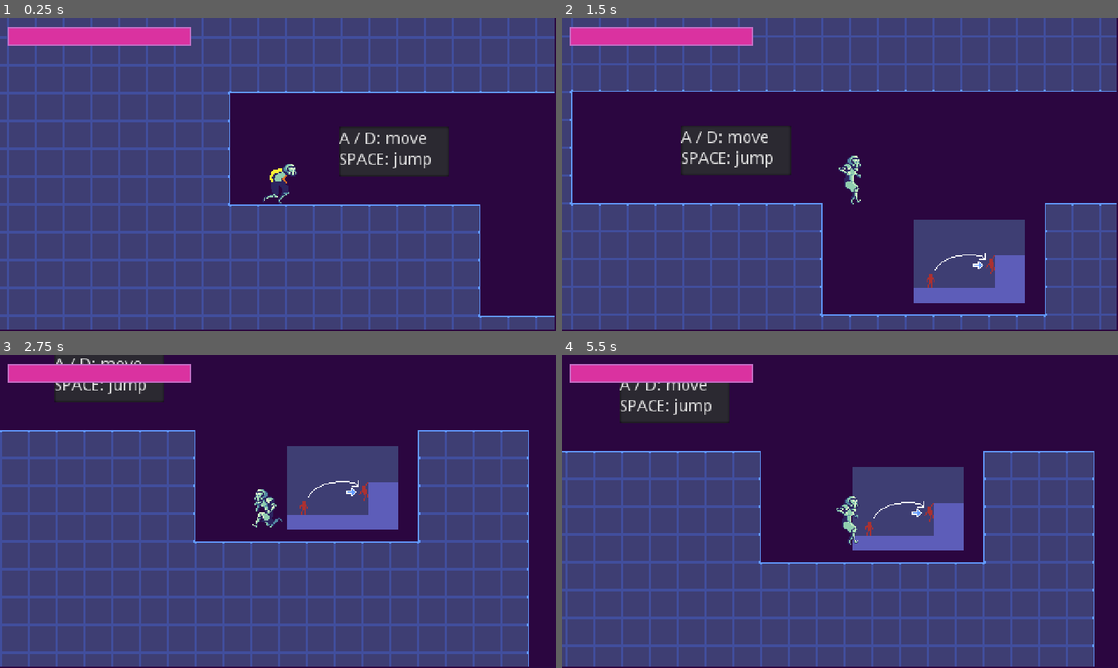
Above: before the commit, frames 1-4 (two rows, left to right).
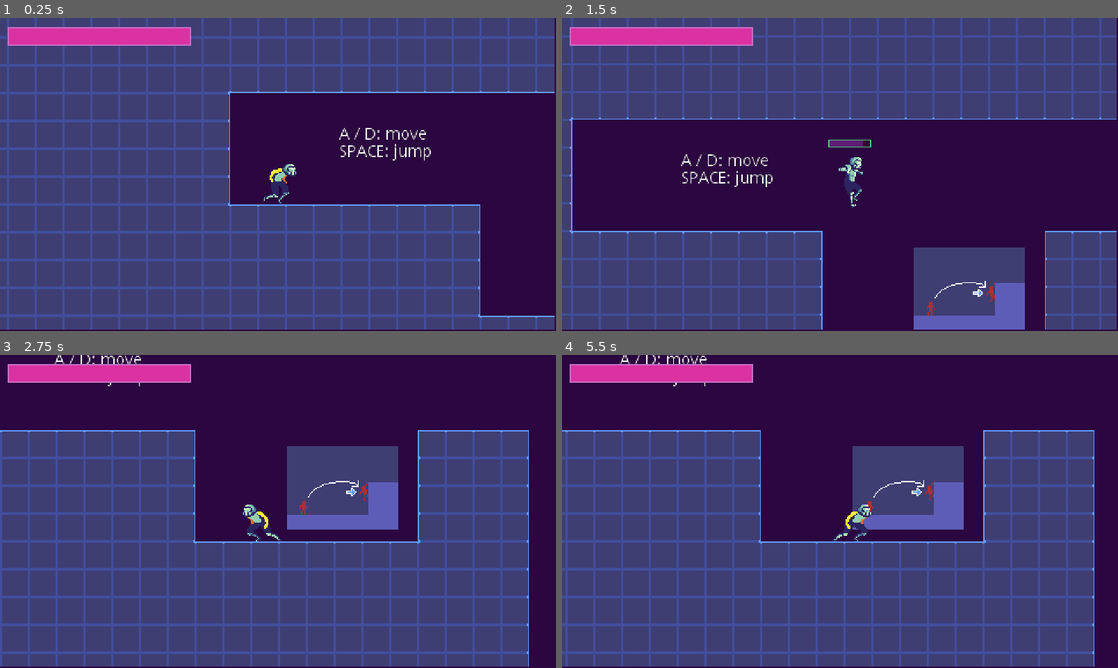
Above: after the commit, the same moments.

Repository: TKnowland/MetroidvaniaProject
Game: Godot game, scene res://scenes/world/Game.tscn
Two runs of this game, one before a commit and one after it. Both use one fixed random seed, a clock stepped at 60 frames per second and the inputs below.
Inputs:
- Up to frame 1 (0.25 s): no input
- Up to frame 2 (1.5 s): hold Right (ui_right) from 0.53 s (still down); tap Space (jump) at 0.6, 0.77, 1.07 s; tap Shift (jetpack) at 1.35 s
- Up to frame 3 (2.75 s): tap Space (jump) at 1.52, 1.55, 1.82, 2.1 s; release Right (ui_right) at 2.03 s; hold Left (ui_left) from 2.03 s (still down)
- Up to frame 4 (5.5 s): release Left (ui_left) at 2.78 s; hold Right (ui_right) 2.78-4.28 s; tap Shift (jetpack) at 2.85, 4.35 s; tap Space (jump) at 3.02, 3.05, 3.32, 3.6, 3.77, 4.07, 4.52, 4.55, 4.82, 5.1 s; hold Left (ui_left) 4.28-5.03 s; hold Right (ui_right) from 5.03 s (still down)

The runs differ from the first frame. In frame 1, 3.1% of the frame differs, in the area x 61-81%, y 34-51%; in frame 2, 24%, in the area x 1-100%, y 22-100%; in frame 3, 2.4%; in frame 4, 22%.

Commit message:
improved ledge grab

Diff:
--- a/scenes/entity/player.tscn
+++ b/scenes/entity/player.tscn
@@ -336,19 +336,22 @@
 expand_margin_bottom = 1.0
 anti_aliasing = false
 
-[sub_resource type="StyleBoxFlat" id=33]
+[sub_resource type="StyleBoxFlat" id=48]
 bg_color = Color( 0.360784, 0.121569, 0.458824, 1 )
 corner_detail = 10
 anti_aliasing = false
 
 [sub_resource type="Theme" id=34]
 ProgressBar/colors/font_color = Color( 0.301961, 0.596078, 0.27451, 1 )
-ProgressBar/fonts/font = SubResource( 31 )
-ProgressBar/styles/bg = SubResource( 32 )
-ProgressBar/styles/fg = SubResource( 33 )
+ProgressBar/fonts/font = SubResource( 46 )
+ProgressBar/styles/bg = SubResource( 47 )
+ProgressBar/styles/fg = SubResource( 48 )
 
 [node name="player" type="KinematicBody2D"]
 script = ExtResource( 2 )
+__meta__ = {
+"_edit_group_": true
+}
 
 [node name="Sprite" type="Sprite" parent="."]
 texture = ExtResource( 1 )
@@ -383,10 +386,10 @@
 [node name="up" type="RayCast2D" parent="."]
 position = Vector2( 0, -24 )
 enabled = true
-cast_to = Vector2( 10, 0 )
+cast_to = Vector2( 13, -2 )
 
 [node name="dw" type="RayCast2D" parent="."]
-position = Vector2( 0, -13 )
+position = Vector2( 0, -15 )
 enabled = true
 cast_to = Vector2( 10, 0 )
 
@@ -396,6 +399,7 @@
 cast_to = Vector2( 0, 5 )
 
 [node name="jetpack" type="ProgressBar" parent="."]
+visible = false
 margin_left = -18.0
 margin_top = -29.0
 margin_right = 17.0
--- a/scenes/world/Game.tscn
+++ b/scenes/world/Game.tscn
@@ -27,4 +27,8 @@
 
 [node name="Test" parent="ViewportContainer/Viewport" instance=ExtResource( 1 )]
 
+[node name="TextEdit" parent="ViewportContainer/Viewport/Test" index="0"]
+text = "A / D: move
+SPACE: jump"
+
 [editable path="ViewportContainer/Viewport/Test"]
--- a/scenes/world/Test.tscn
+++ b/scenes/world/Test.tscn
@@ -463,7 +463,7 @@
 [node name="Test" type="Node2D"]
 script = ExtResource( 5 )
 
-[node name="TextEdit" type="TextEdit" parent="."]
+[node name="TextEdit" type="RichTextLabel" parent="."]
 margin_left = 214.0
 margin_top = 53.0
 margin_right = 309.0
@@ -472,29 +472,24 @@
 text = "A / D: move
 SPACE: jump"
 
-[node name="TextEdit2" type="TextEdit" parent="."]
+[node name="TextEdit2" type="RichTextLabel" parent="."]
 margin_left = 1076.0
-margin_top = 189.0
+margin_top = 198.0
 margin_right = 1270.0
-margin_bottom = 211.0
+margin_bottom = 213.0
 theme = SubResource( 53 )
 text = "SHIFT(while mid-air): jetpack"
 
 [node name="RichTextLabel3" type="RichTextLabel" parent="."]
-margin_left = 1377.0
-margin_top = 202.0
-margin_right = 1562.0
-margin_bottom = 232.0
+margin_left = 1303.0
+margin_top = 195.0
+margin_right = 1488.0
+margin_bottom = 225.0
 text = "jump over big gap challenge 		   (impossible!!)"
 
 [node name="Tutorial" type="Sprite" parent="."]
 position = Vector2( 463, 170 )
 texture = ExtResource( 3 )
-
-[node name="player" parent="." instance=ExtResource( 1 )]
-position = Vector2( 160, 93 )
-
-[node name="Camera2D" parent="." instance=ExtResource( 2 )]
 
 [node name="AutoTile" type="TileMap" parent="."]
 tile_set = SubResource( 5 )
@@ -504,6 +499,11 @@
 format = 1
 tile_data = PoolIntArray( -524293, 0, 0, -524292, 0, 1, -524291, 0, 1, -524290, 0, 1, -524289, 0, 1, -589824, 0, 1, -58 …(66273 unchanged characters)…
 
+[node name="player" parent="." instance=ExtResource( 1 )]
+position = Vector2( 160, 93 )
+
+[node name="Camera2D" parent="." instance=ExtResource( 2 )]
+
 [node name="RichTextLabel" type="RichTextLabel" parent="."]
 margin_left = 1951.0
 margin_top = 168.0
--- a/scripts/entity/player/player.gd
+++ b/scripts/entity/player/player.gd
@@ -63,7 +63,7 @@
 	move_input = Input.get_action_strength("ui_right") - Input.get_action_strength("ui_left")
 	if move_input:
 		ledge_dw.cast_to.x = int(ceil(move_input)) * 10
-		ledge_up.cast_to.x = int(ceil(move_input)) * 10
+		ledge_up.cast_to.x = int(ceil(move_input)) * 13
 	jetfuel.value = fuel
 	if fuel < 100:
 		jetfuel.visible = true
@@ -79,11 +79,11 @@
 	else:
 		if is_on_floor(): animation.travel("Idle")
 		velocity.x = lerp(velocity.x, 0, friction)
+	if floor_detect.is_colliding():
+		can_jump = true
 	if Input.is_action_just_pressed("jump") && can_jump:
 		velocity.y = JUMP_FORCE
 	if is_on_floor():
-		if floor_detect.is_colliding():
-			can_jump = true
 		landImpact()
 		friction = ground_friction
 		if fuel < 100:
Not shown: 1 places in scenes/entity/player.tscn that only renumber resources
